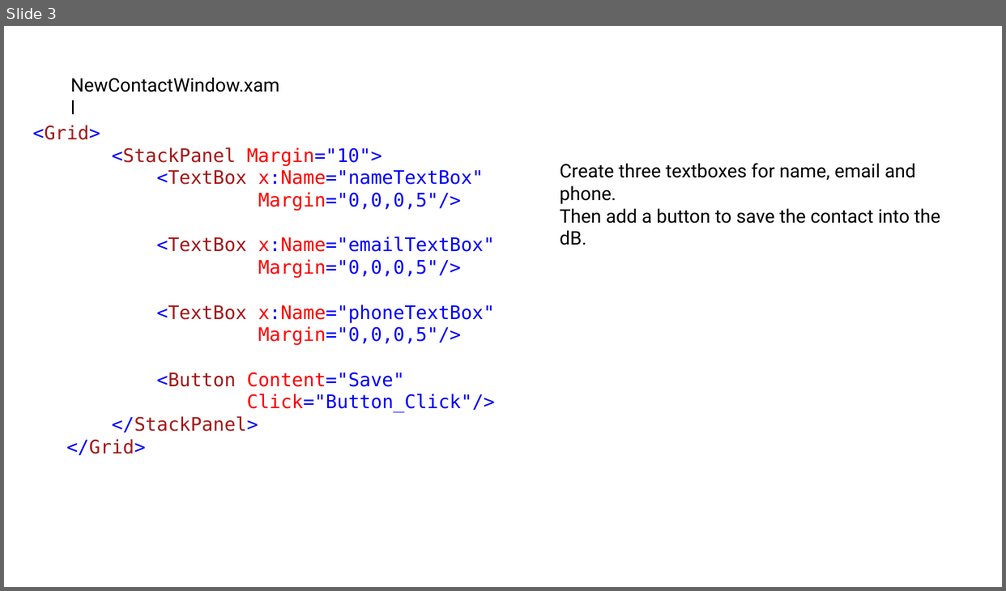
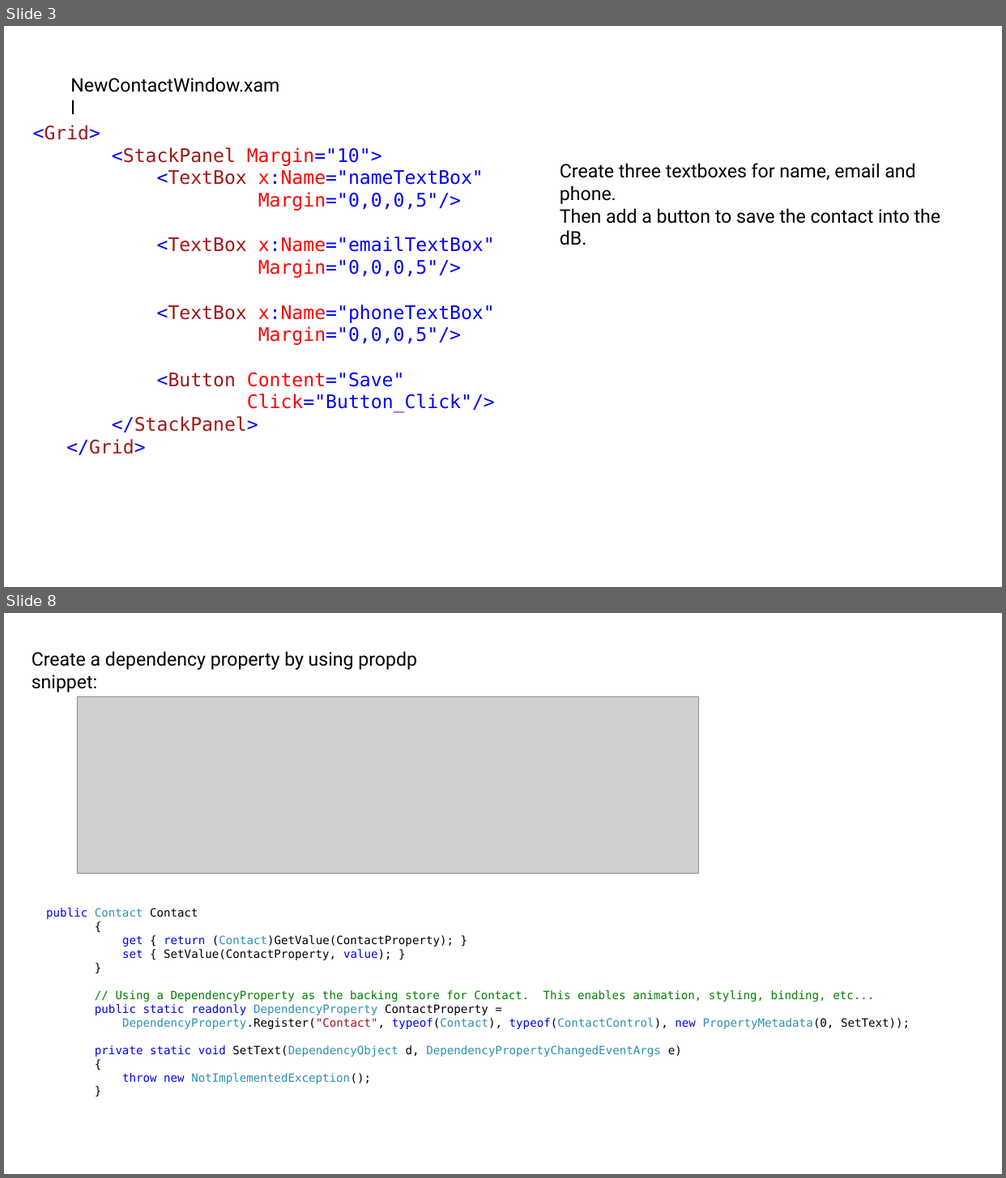
Before and after one commit to DanielZdebski/Simple-Calculator, a slide deck: Desktop Contacts App/Presentation/Desktop Contact App.pptx. Shown one above the other, each under a label of ours: slide 3 before the commit, slides 3 and 8 after it; the slides between them are not shown. The pictures are 1006x591 and 1006x1178 pixels, drawn with LibreOffice and Linux fonts; fonts in the diff are those of the drawing; grey boxes stand for pictures. Boxes give left, top, right and bottom in pixels: in the first picture for what was removed or moved away, otherwise in the second. Text is boxed around its words. In the diff, an @@ line names an element or a change of style, - is before the commit and + after.

```diff
--- a/Desktop Contacts App/Presentation/Desktop Contact App.pptx
+++ b/Desktop Contacts App/Presentation/Desktop Contact App.pptx
@@ slide 8 added at (4,613,1002,1174), background #FFFFFF @@
@@ text added at (32,651,417,692), 18 pt, text #000000 @@
+Create a dependency property by using propdp snippet:
@@ picture added at (78,697,699,874) @@
@@ text added at (46,908,910,1084), 11 pt, text #2B91AF @@
+public Contact Contact
+{
+get { return (Contact)GetValue(ContactProperty); }
+set { SetValue(ContactProperty, value); }
+}
+// Using a DependencyProperty as the backing store for Contact. This enables animation, styling, binding, etc...
+public static readonly DependencyProperty ContactProperty =
+DependencyProperty.Register("Contact", typeof(Contact), typeof(ContactControl), new PropertyMetadata(0, SetText));
+private static void SetText(DependencyObject d, DependencyPropertyChangedEventArgs e)
+{
+throw new NotImplementedException();
+}
```
Also in this commit, not shown: 8 other slides added, 9 slides removed, 5 other files.
